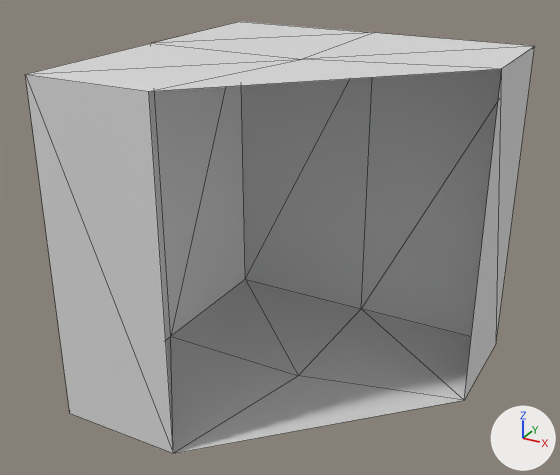
The glTF model models/seperated_blocks/r3c8_body_light_grey.gltf as it was, and as the next commit left it.
One viewpoint serves both versions: a 50 mm camera at (1.91, -3.72, 1.79) aimed at (-0.1, -0.07, -0.03). The lights are fixed; the arrows at lower right show +X, +Y and +Z. Mesh edges are drawn as thin lines. Vertices at the same position are counted once.

The first picture shows 'r3c8_bode_light_grey'.
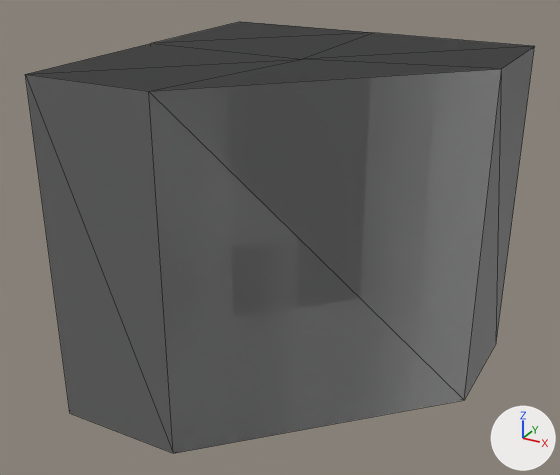
Location of each change, [x1, y1, x2, y2] in pixels of the pictures (560 x 475 px):
'r3c8_body_light_grey', added: after [149, 69, 502, 453]
part 1 of me_cube_520, recoloured: [25, 22, 534, 453] in both

Patch to the scene script:
```diff
--- a/models/seperated_blocks/r3c8_body_light_grey.gltf.py
+++ b/models/seperated_blocks/r3c8_body_light_grey.gltf.py
@@ me_cube_520 @@
 # used by ob_r3c8_bode_light_grey; location = (0.0, 0.0, 0.0)
-me_cube_520.from_pydata(...)  # 16 vertices, 26 faces; spans x -1.0..1.0, y -1.0..1.0, z -1.0..1.0
+me_cube_520.from_pydata(...)  # 16 vertices, 28 faces; spans x -1.0..1.0, y -1.0..1.0, z -1.0..1.0
+# me_cube_520 part 1: 26 faces spanning x -1.0..1.0, y -1.0..1.0, z -1.0..1.0 switch from mat_material_001 (picture img_minitown_tx) to no material
@@ me_cube_520_1 @@
+me_cube_520_1.from_pydata(...)  # 16 vertices, 28 faces; spans x -1.0..1.0, y -1.0..1.0, z -1.0..1.0
+me_cube_520_1.materials.append(mat_material_001)  # picture img_minitown_tx
@@ ob_r3c8_body_light_grey @@
+ob_r3c8_body_light_grey = bpy.data.objects.new('r3c8_body_light_grey', me_cube_520_1)
+ob_r3c8_body_light_grey.location = (0.0, 0.0, 0.0)
```
